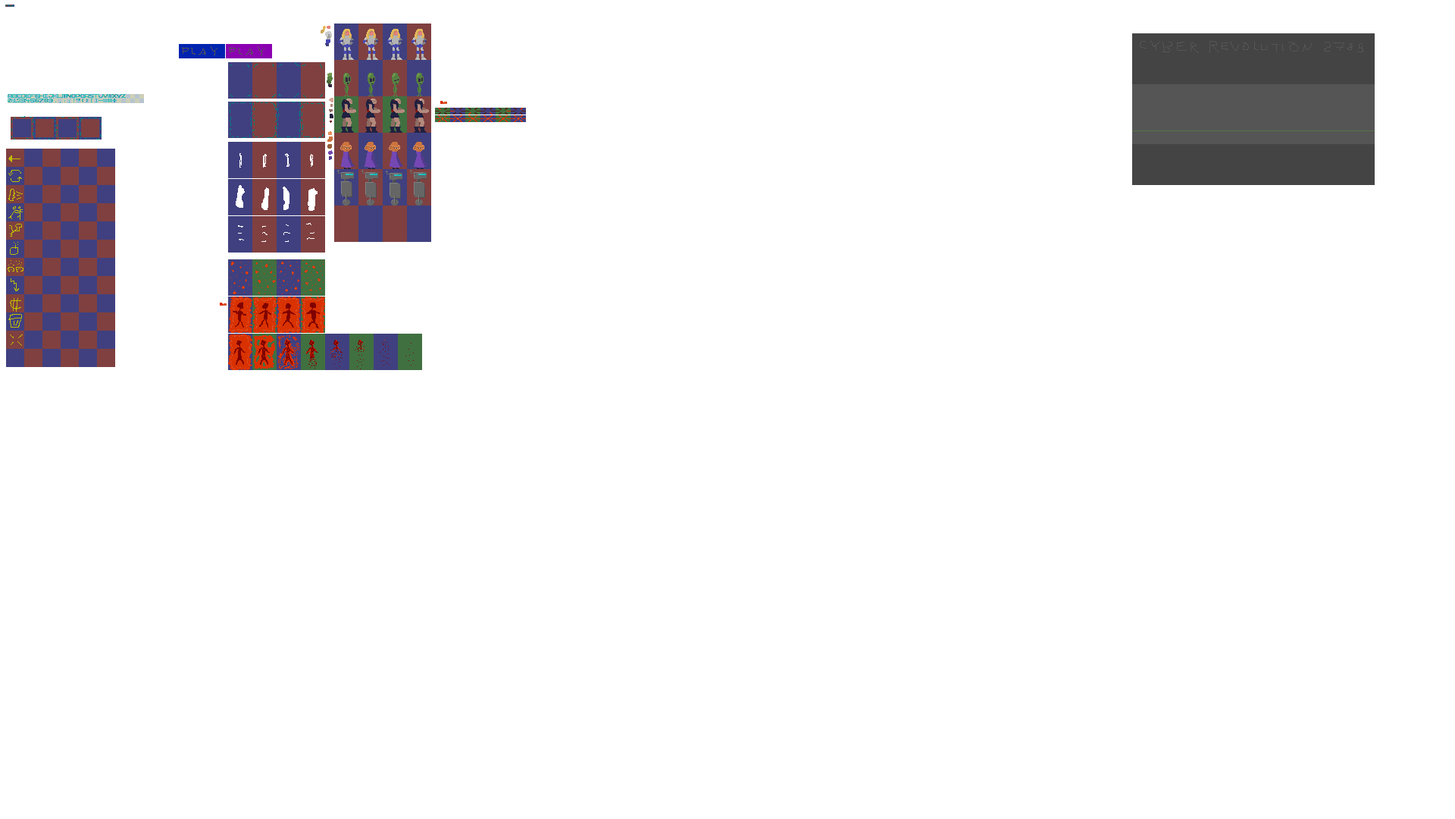
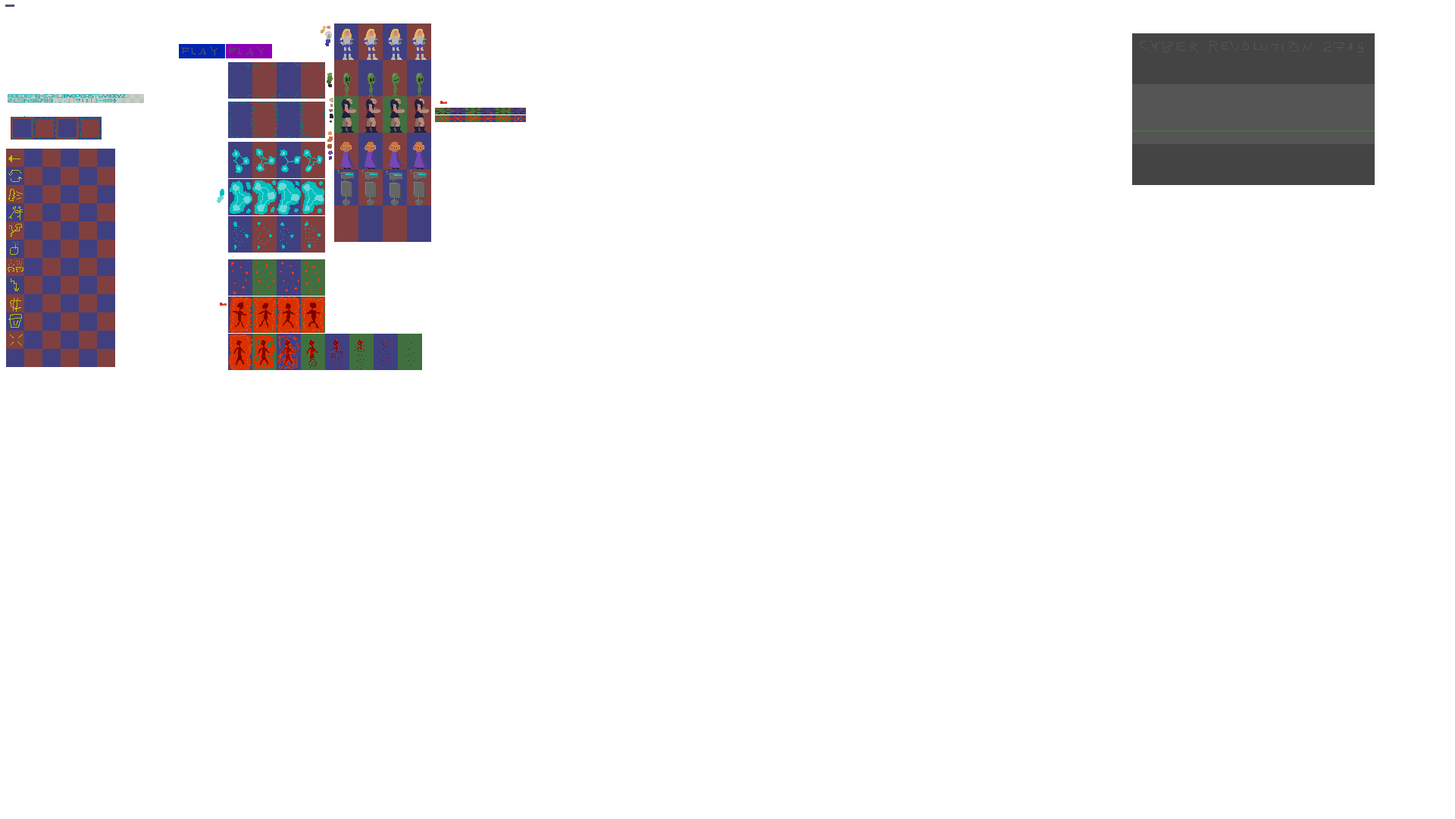
Layers edited between the first and the second (1455, 819) image:
added layer "beam" above "death" over [216, 148, 325, 250]
painted on "persons" over [235, 153, 318, 242]
